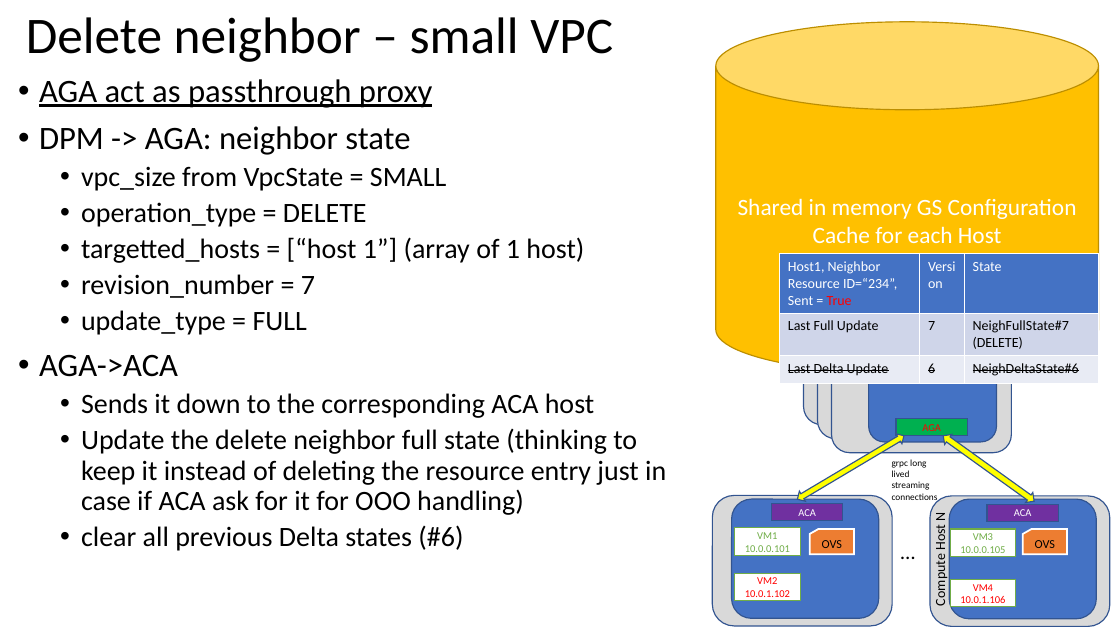
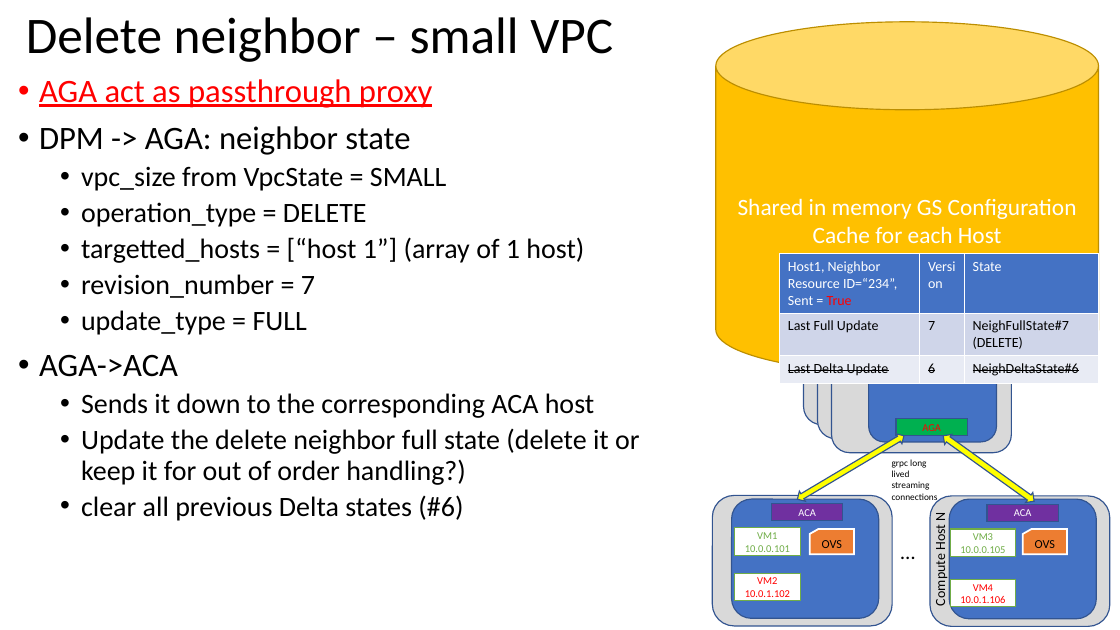
Before and after one commit to futurewei-cloud/alcor, a slide deck: slide 9 of docs/modules/ROOT/pages/high_level/AGA_design.pptx. Drawn at 1120x630 pixels with LibreOffice and Linux fonts; fonts in the diff are those of the drawing. Boxes give left, top, right and bottom in pixels: in the first picture for what was removed or moved away, otherwise in the second. Text is boxed around its words. In the diff, an @@ line names an element or a change of style, - is before the commit and + after.

```diff
--- a/docs/modules/ROOT/pages/high_level/AGA_design.pptx
+++ b/docs/modules/ROOT/pages/high_level/AGA_design.pptx
@@ text at [39, 79, 432, 108]: text colour #000000 to #FF0000 in "AGA act as passthrough proxy" @@
@@ text at [81, 429, 640, 485]: text changed @@
-  • Update the delete neighbor full state (thinking to keep it instead of deleting the resource entry just in case if ACA ask for it for OOO handling)
+  • Update the delete neighbor full state (delete it or keep it for out of order handling?)
```
Also in this commit, not shown: 17 other slides changed.
